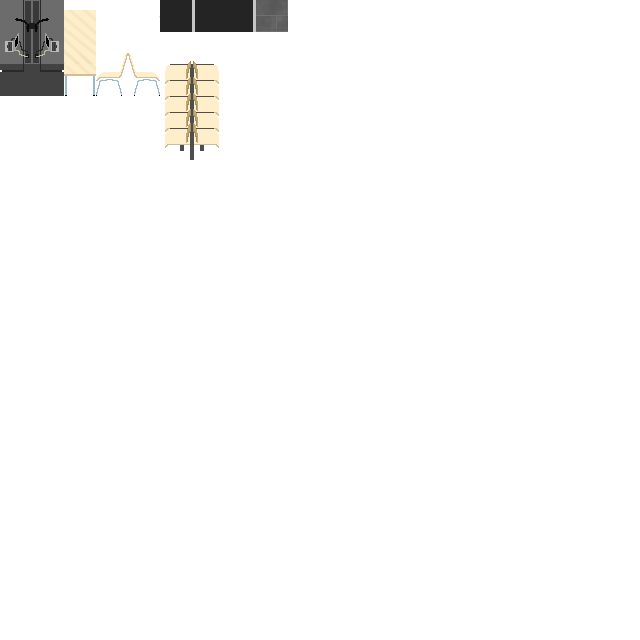
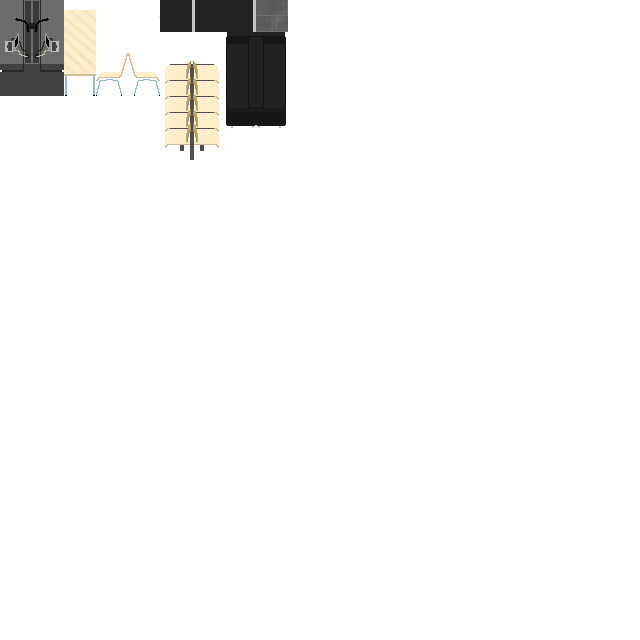
The second w=640, h=640 image is a revision of the first. Changes to its layers:
painted on "Hintergrund" over [226, 32, 286, 128]
